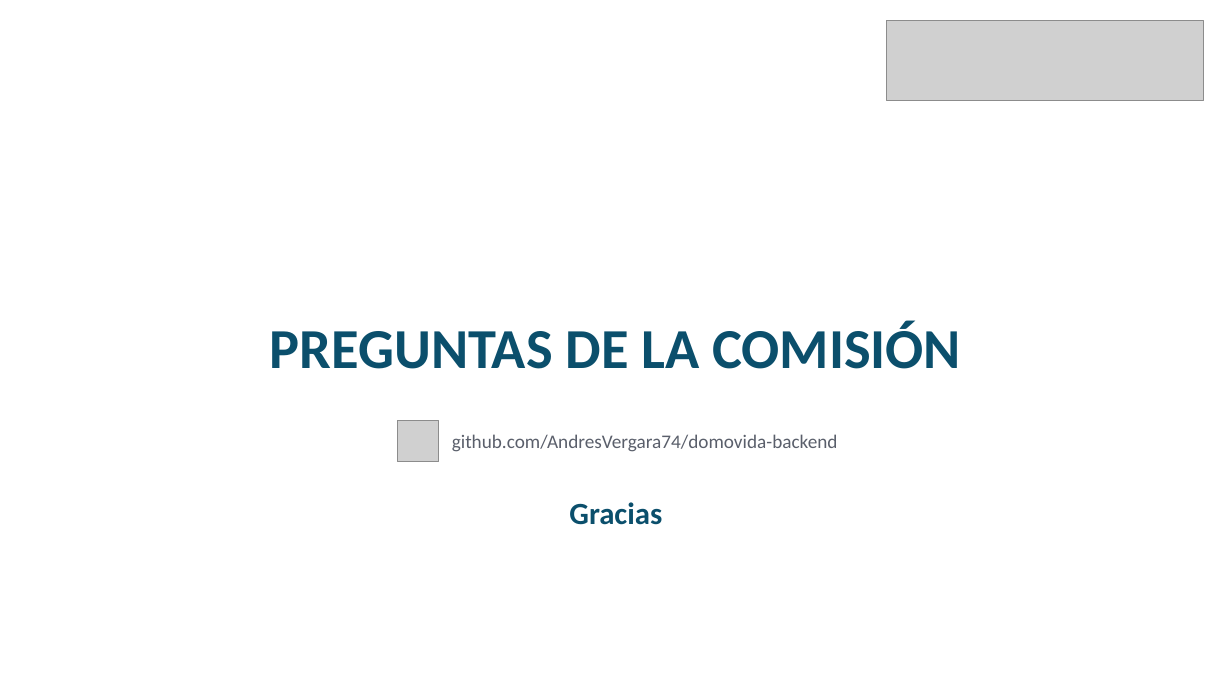
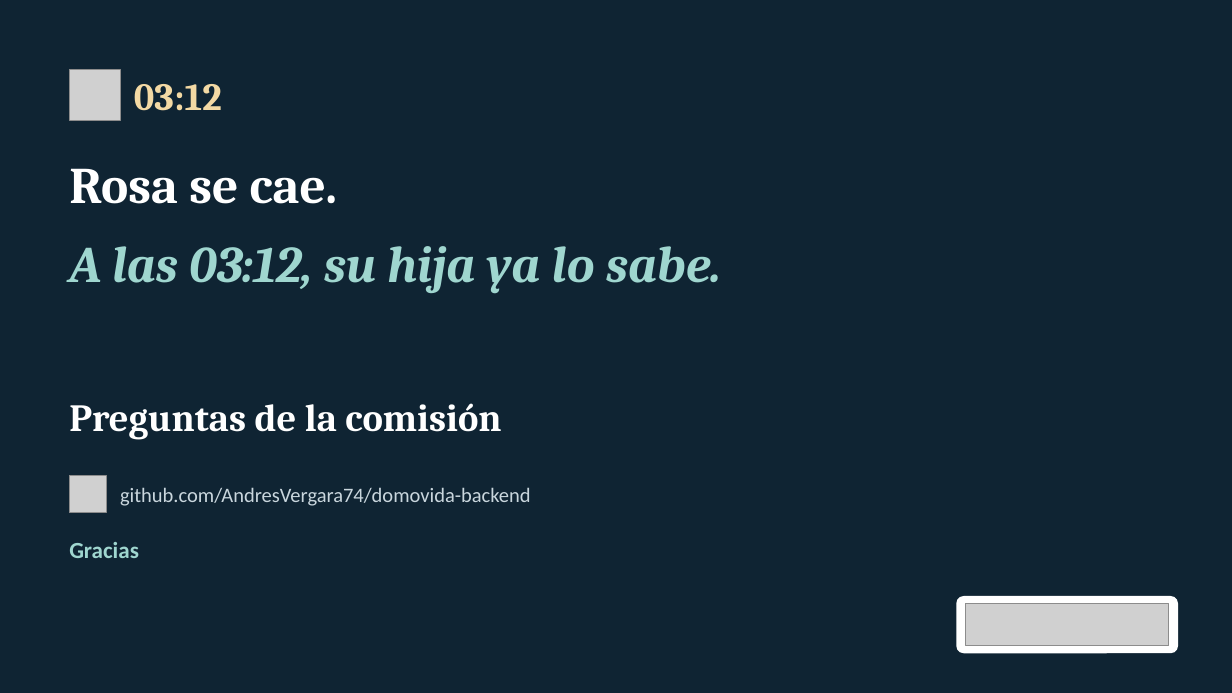
Before and after one commit to AndresVergara74/domovida-backend, a slide deck: slide 16 of docs/fase3/VERGARA_ANDRES_Presentacion_Defensa_DomoVida.pptx (slide 15 before the commit). Drawn at 1232x693 pixels with LibreOffice and Linux fonts; fonts in the diff are those of the drawing; grey boxes stand for pictures. Boxes give left, top, right and bottom in pixels: in the first picture for what was removed or moved away, otherwise in the second. Text is boxed around its words. In the diff, an @@ line names an element or a change of style, - is before the commit and + after.

```diff
--- a/docs/fase3/VERGARA_ANDRES_Presentacion_Defensa_DomoVida.pptx
+++ b/docs/fase3/VERGARA_ANDRES_Presentacion_Defensa_DomoVida.pptx
@@ background #FFFFFF to #0F2433 @@
@@ picture added at bbox=[69, 69, 120, 120] @@
@@ text added at bbox=[134, 84, 222, 111], 30 pt, text #F3D9A4, bold @@
+03:12
@@ text added at bbox=[69, 168, 338, 204], 40 pt, text #FFFFFF, bold @@
+Rosa se cae.
@@ text added at bbox=[69, 246, 721, 293], 40 pt, text #9FD6CF, bold, italic @@
+A las 03:12, su hija ya lo sabe.
@@ text at bbox=[69, 403, 501, 440]: text changed; size 44 to 30 pt; font Calibri to Cambria; text colour #0B4F6C to #FFFFFF @@
-PREGUNTAS DE LA COMISIÓN
+Preguntas de la comisión
@@ picture removed at bbox=[397, 421, 439, 462] @@
@@ picture added at bbox=[69, 476, 106, 513] @@
@@ text "github.com/AndresVergara74/domovida-backend": place and size @@
-text "github.com/AndresVergara74/domovida-backend" at bbox=[452, 434, 838, 452]
+text "github.com/AndresVergara74/domovida-backend" at bbox=[120, 487, 531, 506]
@@ text "github.com/AndresVergara74/domovida-backend" at bbox=[120, 487, 531, 506]: size 15 to 16 pt, text colour #5A5F6B to #C9D6DD; less space between paragraphs @@
@@ text "Gracias": place and size @@
-text "Gracias" at bbox=[569, 502, 662, 525]
+text "Gracias" at bbox=[69, 542, 139, 558]
@@ text "Gracias" at bbox=[69, 542, 139, 558]: size 24 to 18 pt, text colour #0B4F6C to #9FD6CF; alignment centre to left; less space between paragraphs @@
@@ rounded rectangle added at bbox=[957, 596, 1178, 653], fill #FFFFFF @@
@@ picture: place and size @@
-picture at bbox=[886, 21, 1204, 101]
+picture at bbox=[966, 604, 1169, 646]
```
Also in this commit, not shown: 12 other slides changed, 8 slides added, 8 slides removed.
